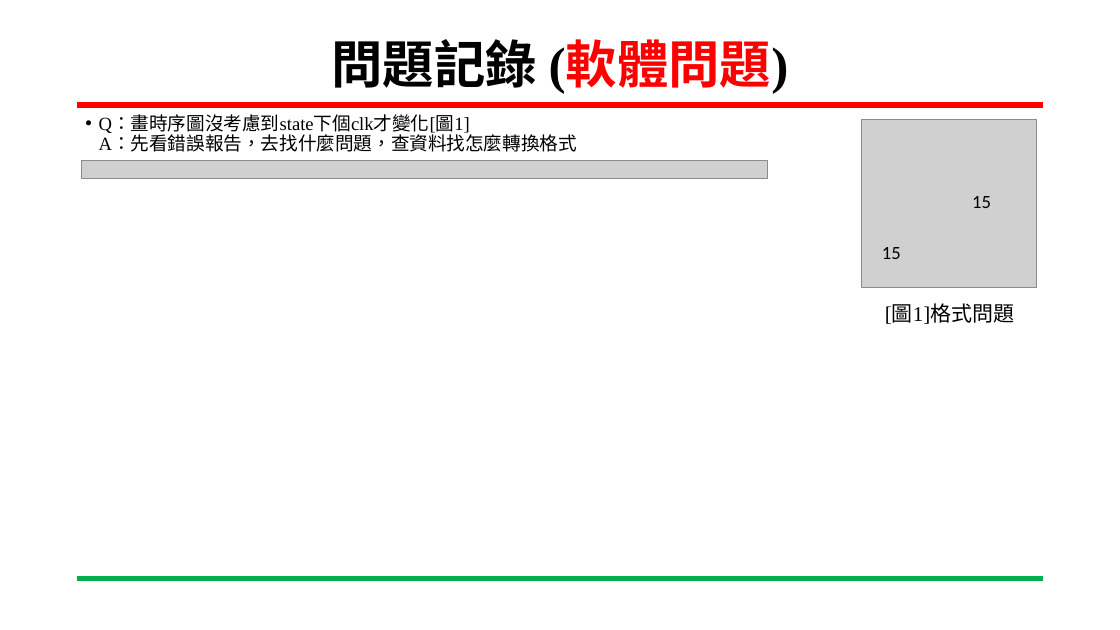
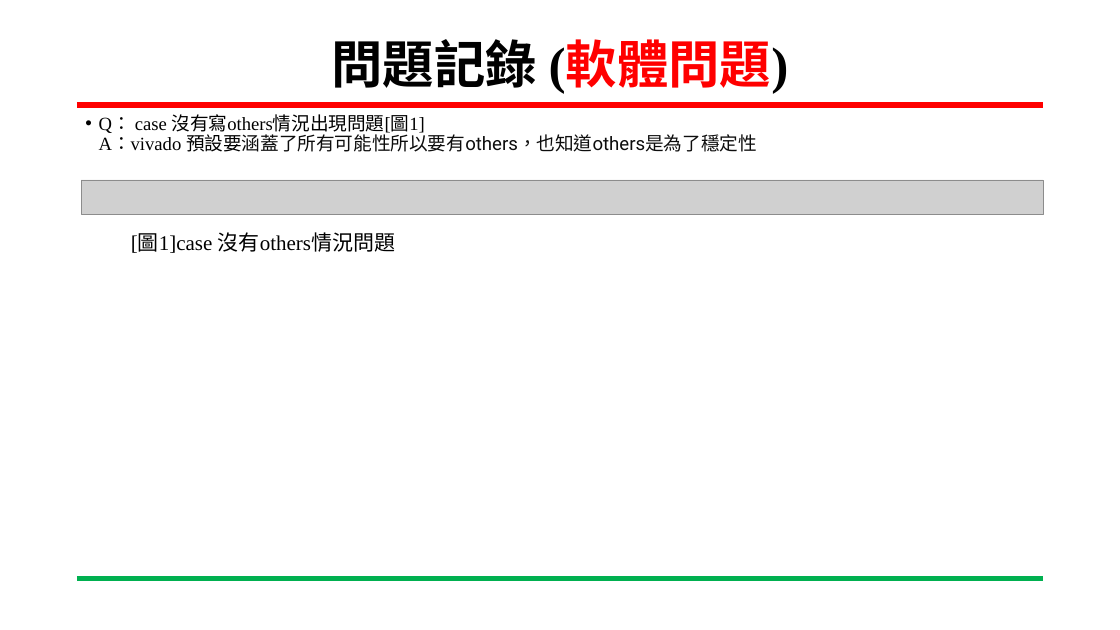
Before and after one commit to chjason123/SoC_, a slide deck: slide 15 of 專案進度報告_陳冠華_20241213.pptx. Drawn at 1120x630 pixels with LibreOffice and Linux fonts; fonts in the diff are those of the drawing; grey boxes stand for pictures; background and template pictures are left out. Boxes give left, top, right and bottom in pixels: in the first picture for what was removed or moved away, otherwise in the second. Text is boxed around its words. In the diff, an @@ line names an element or a change of style, - is before the commit and + after.

Commit message:
報告修改
修改軟體問題

```diff
--- a/專案進度報告_陳冠華_20241213.pptx
+++ b/專案進度報告_陳冠華_20241213.pptx
@@ text at <box>99,114,757,152</box>: text changed @@
-• Q：畫時序圖沒考慮到state下個clk才變化[圖1]
-  A：先看錯誤報告，去找什麼問題，查資料找怎麼轉換格式
+• Q： case 沒有寫others情況出現問題[圖1]
+  A：vivado 預設要涵蓋了所有可能性所以要有others，也知道others是為了穩定性
@@ picture removed at <box>862,120,1037,287</box> @@
@@ picture removed at <box>81,160,767,178</box> @@
@@ picture added at <box>81,180,1043,214</box> @@
@@ text removed at <box>972,196,991,208</box> @@
-15
@@ text at <box>131,232,395,253</box>: text changed @@
-[圖1]格式問題
+[圖1]case 沒有others情況問題
@@ text removed at <box>882,247,901,259</box> @@
-15
```
